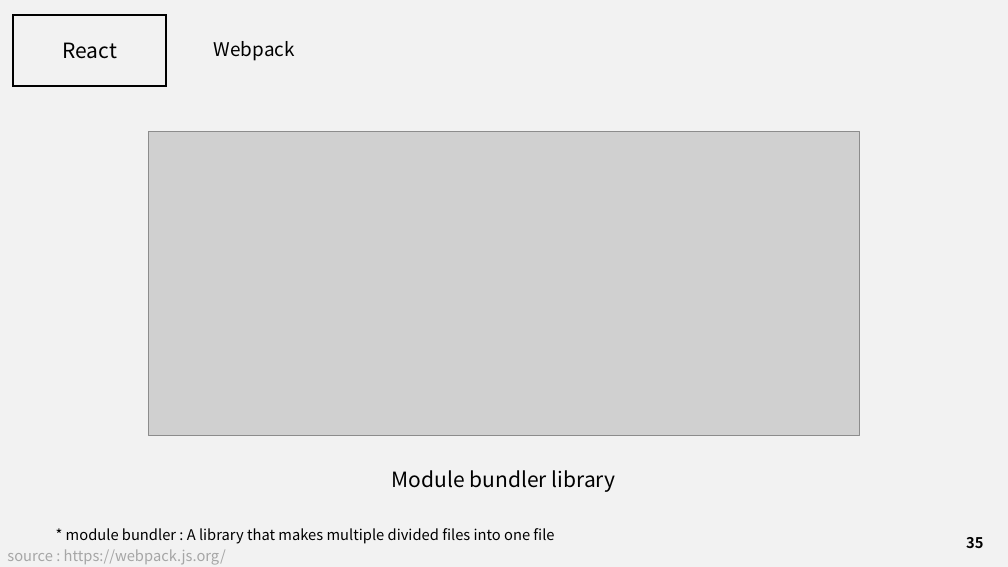
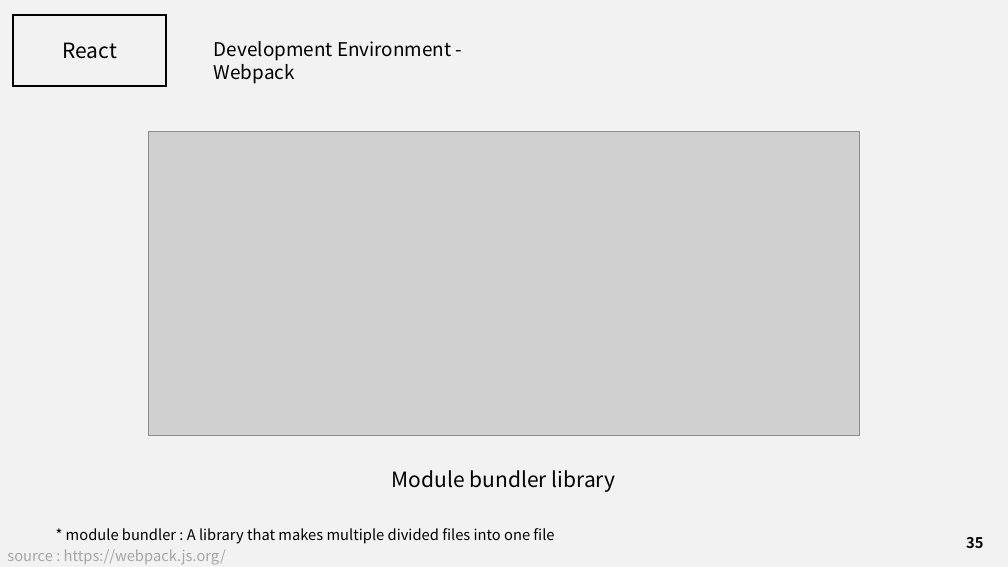
Before and after one commit to J3SUNG/Seminar, a slide deck: slide 35 of 210207_React.pptx. Drawn at 1008x567 pixels with LibreOffice and Linux fonts; fonts in the diff are those of the drawing; grey boxes stand for pictures. Boxes give left, top, right and bottom in pixels: in the first picture for what was removed or moved away, otherwise in the second. Text is boxed around its words. In the diff, an @@ line names an element or a change of style, - is before the commit and + after.

```diff
--- a/210207_React.pptx
+++ b/210207_React.pptx
@@ text at (214, 41, 451, 84): text changed @@
-Webpack
+Development Environment - Webpack
```
Also in this commit, not shown: 4 other slides changed, 1 other file.
